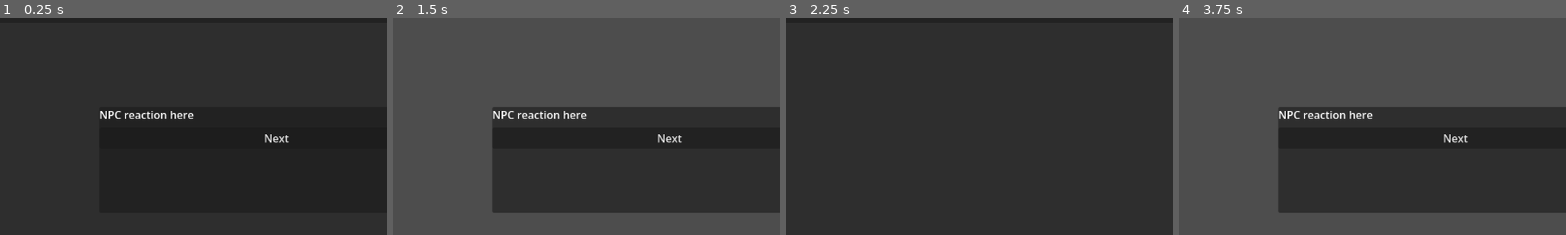
Above: before the commit, frames 1-4 (left to right).
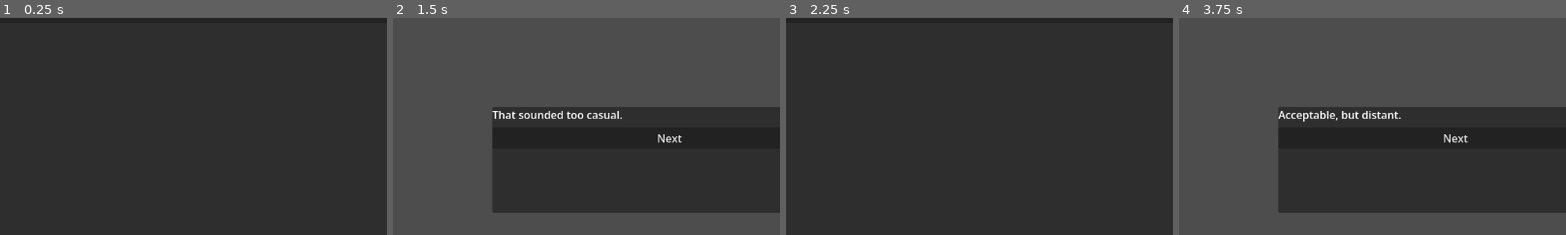
Above: after the commit, the same moments.

Repository: NitronicGames/GGJ-2026-KGO-Mask-Project
Game: Godot game, scene res://UI/GameUI.tscn
Same seed, same stepped clock (60 frames per second), same inputs: the game is played once before the commit and once after it. This scene is started directly instead of the project's main scene.
Inputs:
- Up to frame 1 (0.25 s): no input
- Up to frame 2 (1.5 s): click "Continue" at 0.5 s; click "Casual Self" at 1.25 s
- Up to frame 3 (2.25 s): click "Next" at 2 s
- Up to frame 4 (3.75 s): click "Continue" at 2.75 s; click "Polite Face" at 3.5 s
The pictures show only the part of the screen within x 14-64%, y 17-67%; the shares and areas given below are measured in that part.

The runs differ from the first frame. In frame 1, 0.6% of the frame differs, in the area x 25-75%, y 42-58%; in frame 2, 0.7%; in frame 3, nothing differs; in frame 4, 0.7%, in the area x 25-58%, y 42-48%.

Commit message:
Updated GameUI and Data

Diff:
--- a/UI/GameUI.tscn
+++ b/UI/GameUI.tscn
@@ -74,6 +74,7 @@
 "
 
 [node name="FeedbackPanel" type="PanelContainer" parent="." unique_id=1260338712]
+visible = false
 layout_mode = 1
 anchors_preset = 8
 anchor_left = 0.5
--- a/UI/game_ui.gd
+++ b/UI/game_ui.gd
@@ -11,11 +11,17 @@
 	var s = scenario_data.get_scenario(0)
 	$DialoguePanel/MarginContainer/DialogueVBox/SpeakerLabel.text = s["speaker"]
 	$DialoguePanel/MarginContainer/DialogueVBox/LineLabel.text = s["line"]
+	feedback_panel.visible = false
+	choice_panel.visible = false
 
 
-# Called every frame. 'delta' is the elapsed time since the previous frame.
-func _process(delta: float) -> void:
-	pass
+
+func show_reaction(mask: String) -> void:
+	var s = scenario_data.get_scenario(0)
+	var r = s["reactions"][mask]
+
+	$FeedbackPanel/MarginContainer/FeedbackVBox/ReactionLabel.text = r["text"]
+	$FeedbackPanel/MarginContainer/FeedbackVBox/ReflectionLabel.text = r["why"]
 
 
 func _on_continue_button_pressed() -> void:
@@ -27,18 +33,21 @@
 
 func _on_casual_button_pressed() -> void:
 	print("Mask: casual")
+	show_reaction("casual")
 	choice_panel.visible = false
 	feedback_panel.visible = true
 
 
 func _on_polite_button_pressed() -> void:
 	print("Mask: polite")
+	show_reaction("polite")
 	choice_panel.visible = false
 	feedback_panel.visible = true
 
 
 func _on_formal_button_pressed() -> void:
 	print("Mask: formal")
+	show_reaction("formal")
 	choice_panel.visible = false
 	feedback_panel.visible = true
 
--- a/UI/main_menu.tscn
+++ b/UI/main_menu.tscn
@@ -1,8 +1,6 @@
 [gd_scene format=3 uid="uid://j8bk56l4l5qj"]
 
-[ext_resource type="FontFile" uid="uid://bwvt5k72dvmk7" path="res://Fonts/JAPAB___.TTF" id="1_7vrkn"]
 [ext_resource type="Script" uid="uid://cf8ehcagcyktg" path="res://UI/main_menu.gd" id="1_fu7sn"]
-[ext_resource type="FontFile" uid="uid://bt0ynmer4tv0j" path="res://Fonts/Old Japanese.otf" id="2_fu7sn"]
 
 [sub_resource type="StyleBoxFlat" id="StyleBoxFlat_rhts7"]
 bg_color = Color(1, 1, 1, 1)
@@ -63,7 +61,6 @@
 theme_override_colors/font_focus_color = Color(0, 0, 0, 1)
 theme_override_colors/font_pressed_color = Color(0, 0, 0, 1)
 theme_override_colors/font_hover_color = Color(0, 0, 0, 1)
-theme_override_fonts/font = ExtResource("1_7vrkn")
 theme_override_font_sizes/font_size = 30
 theme_override_styles/normal = SubResource("StyleBoxFlat_rhts7")
 theme_override_styles/pressed = SubResource("StyleBoxFlat_7vrkn")
@@ -78,7 +75,6 @@
 theme_override_colors/font_focus_color = Color(0, 0, 0, 1)
 theme_override_colors/font_pressed_color = Color(0, 0, 0, 1)
 theme_override_colors/font_hover_color = Color(0, 0, 0, 1)
-theme_override_fonts/font = ExtResource("1_7vrkn")
 theme_override_font_sizes/font_size = 30
 theme_override_styles/normal = SubResource("StyleBoxFlat_rhts7")
 theme_override_styles/pressed = SubResource("StyleBoxFlat_7vrkn")
@@ -93,7 +89,6 @@
 theme_override_colors/font_focus_color = Color(0, 0, 0, 1)
 theme_override_colors/font_pressed_color = Color(0, 0, 0, 1)
 theme_override_colors/font_hover_color = Color(0, 0, 0, 1)
-theme_override_fonts/font = ExtResource("1_7vrkn")
 theme_override_font_sizes/font_size = 30
 theme_override_styles/normal = SubResource("StyleBoxFlat_rhts7")
 theme_override_styles/pressed = SubResource("StyleBoxFlat_7vrkn")
@@ -119,7 +114,6 @@
 theme_override_colors/font_shadow_color = Color(1, 1, 1, 1)
 theme_override_constants/shadow_offset_x = 0
 theme_override_constants/shadow_offset_y = 9
-theme_override_fonts/font = ExtResource("2_fu7sn")
 theme_override_font_sizes/font_size = 200
 text = "K, Go!"
 
